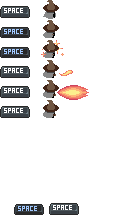
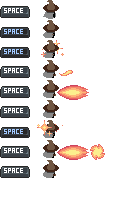
Layered file, before and after one edit (128×224). Changes by layer:
painted on "Background Merged" (1st of 2) over [0, 120, 105, 215]
